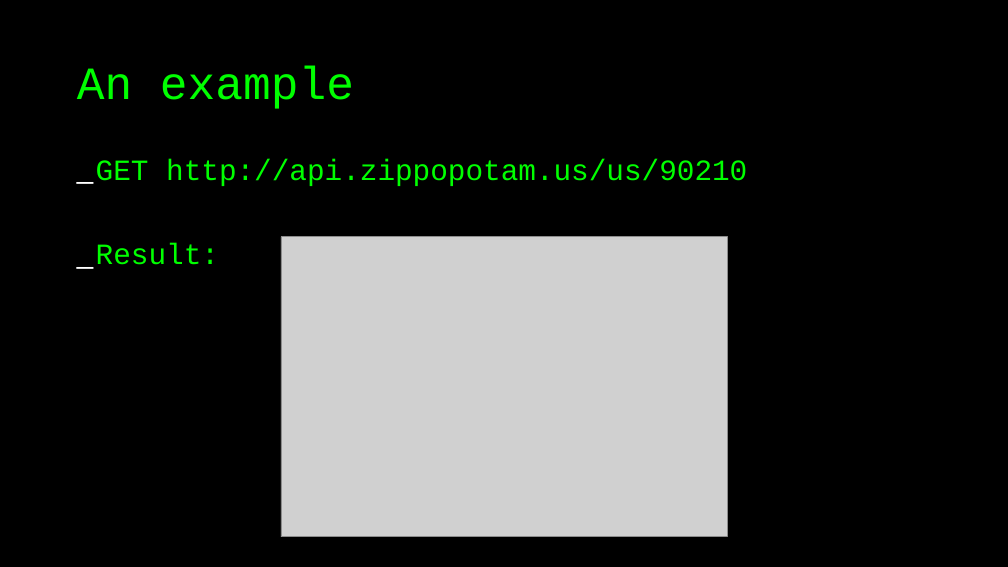
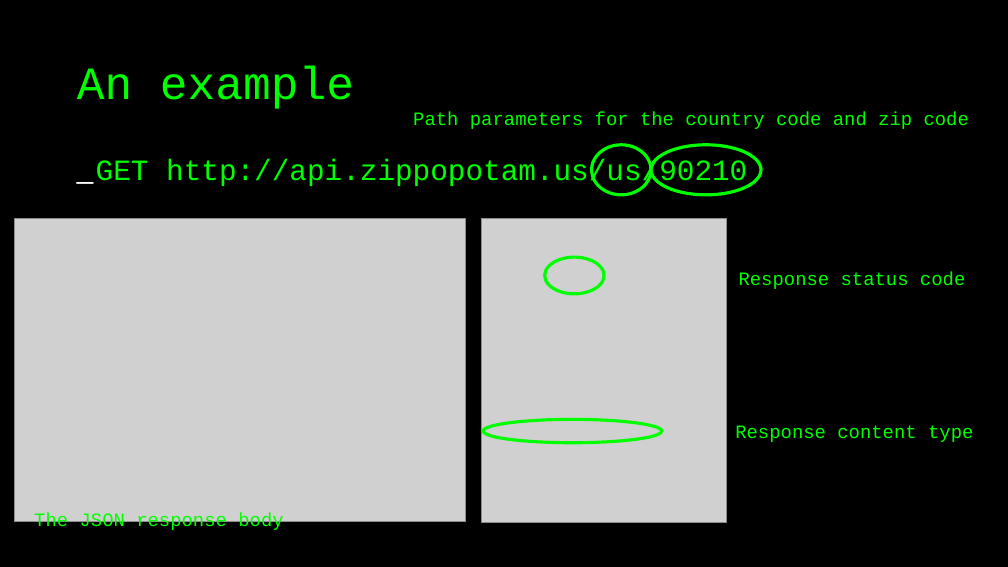
Before and after one commit to basdijkstra/rest-assured-workshop, a slide deck: slide 37 of RestAssuredWorkshop.odp (slide 5 before the commit). Drawn at 1008x567 pixels with LibreOffice and Linux fonts; fonts in the diff are those of the drawing; grey boxes stand for pictures. Boxes give left, top, right and bottom in pixels: in the first picture for what was removed or moved away, otherwise in the second. Text is boxed around its words. In the diff, an @@ line names an element or a change of style, - is before the commit and + after.

```diff
--- a/RestAssuredWorkshop.odp
+++ b/RestAssuredWorkshop.odp
@@ text added at (413,111,969,129), 18 pt, text #00FF00 @@
+Path parameters for the country code and zip code
@@ freeform shape added at (592,145,652,195), outline #00FF00 3 pt @@
@@ freeform shape added at (651,145,761,195), outline #00FF00 3 pt @@
@@ picture added at (14,219,466,522) @@
@@ picture: place and size @@
-picture at (281,237,727,537)
+picture at (482,219,727,523)
@@ text at (96,243,219,265): paragraph removed @@
-_ Result:
@@ freeform shape added at (544,257,604,294), outline #00FF00 3 pt @@
@@ text added at (739,272,965,289), 18 pt, text #00FF00 @@
+Response status code
@@ freeform shape added at (483,420,662,443), outline #00FF00 3 pt @@
@@ text added at (735,425,973,442), 18 pt, text #00FF00 @@
+Response content type
@@ text added at (34,513,283,532), 18 pt, text #00FF00 @@
+The JSON response body
```
Also in this commit, not shown: 22 other slides changed, 40 slides added, 16 slides removed, 20 other files.
